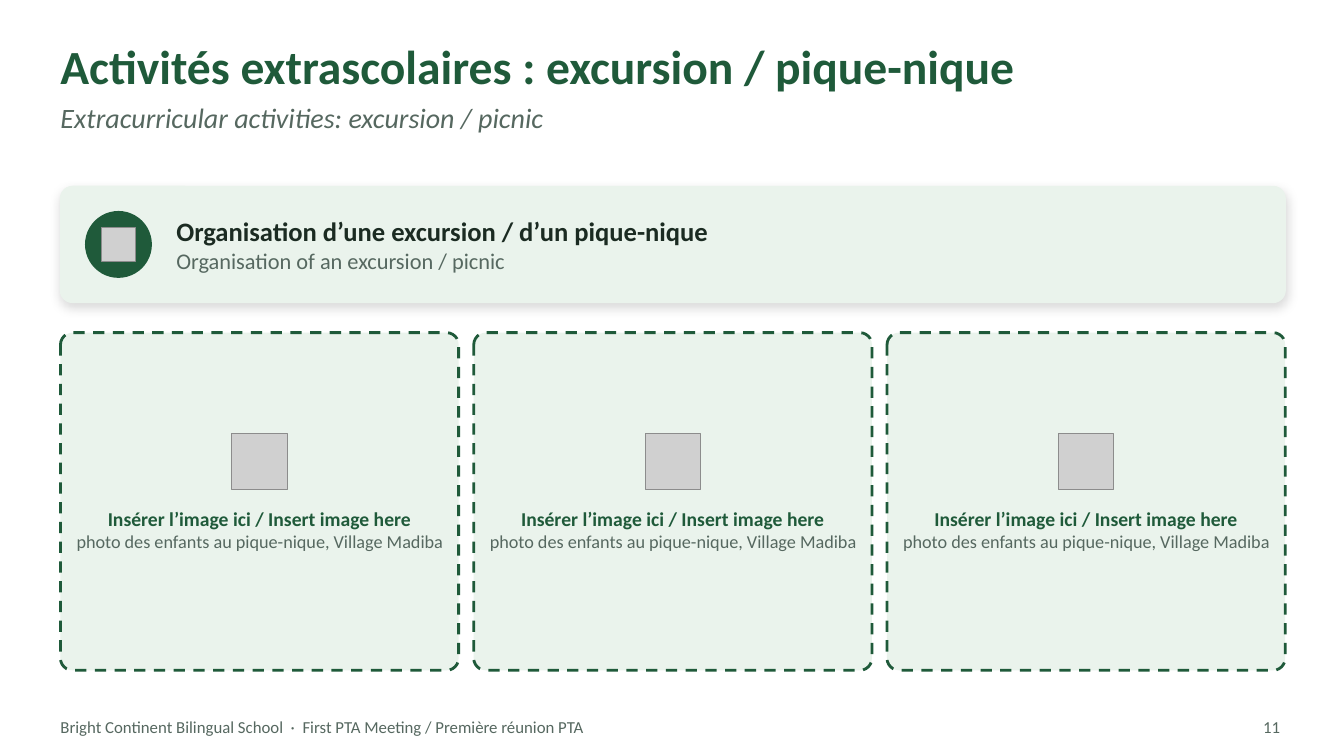
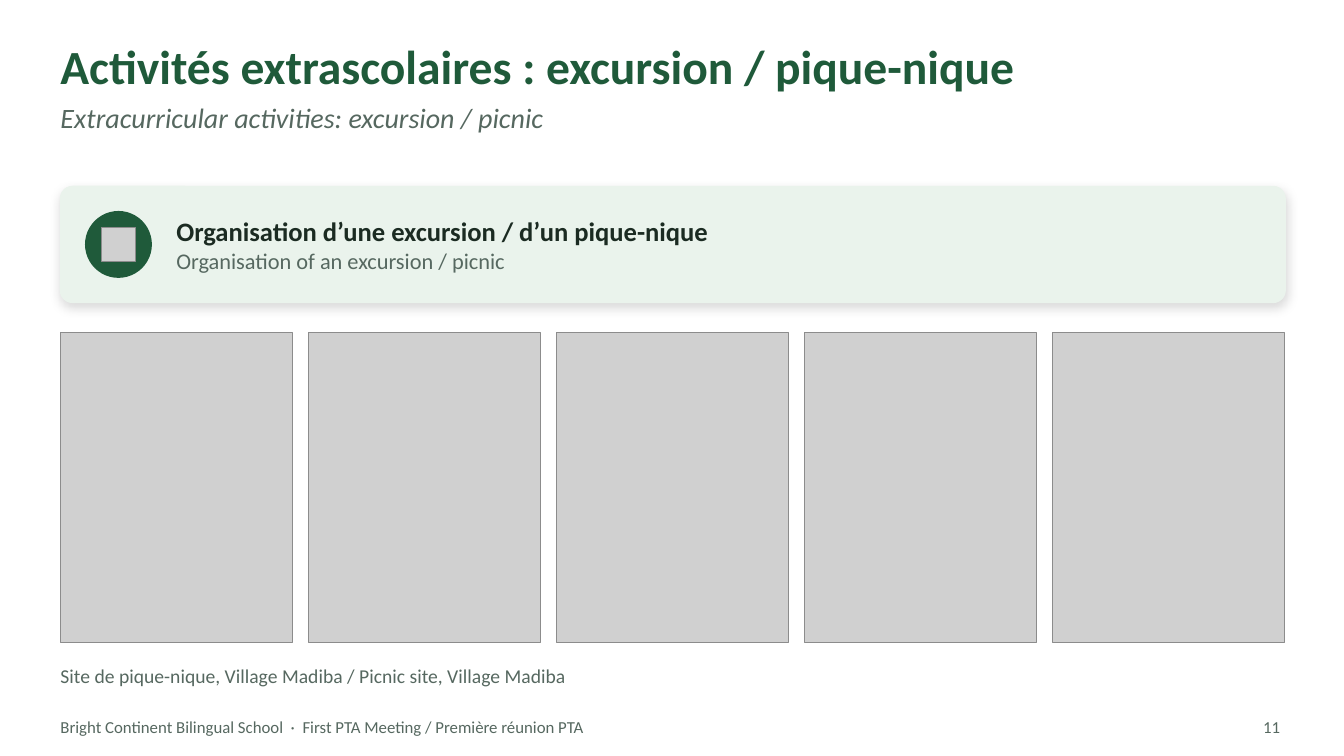
Before and after one commit to hassandevpro/Code, a slide deck: slide 11 of PTA_Meeting_BCBS/BCBS_First_PTA_Meeting.pptx. Drawn at 1344x756 pixels with LibreOffice and Linux fonts; fonts in the diff are those of the drawing; grey boxes stand for pictures; background and template pictures are left out. Boxes give left, top, right and bottom in pixels: in the first picture for what was removed or moved away, otherwise in the second. Text is boxed around its words. In the diff, an @@ line names an element or a change of style, - is before the commit and + after.

```diff
--- a/PTA_Meeting_BCBS/BCBS_First_PTA_Meeting.pptx
+++ b/PTA_Meeting_BCBS/BCBS_First_PTA_Meeting.pptx
@@ rounded rectangle removed at [60,333,459,670] @@
@@ picture added at [60,333,292,642] @@
@@ picture added at [309,333,540,642] @@
@@ rounded rectangle removed at [474,333,872,670] @@
@@ picture added at [557,333,788,642] @@
@@ picture added at [805,333,1036,642] @@
@@ rounded rectangle removed at [887,333,1286,670] @@
@@ picture added at [1053,333,1285,642] @@
@@ picture removed at [232,434,287,489] @@
@@ picture removed at [645,434,701,489] @@
@@ picture removed at [1059,434,1114,489] @@
@@ text removed at [77,512,443,551] @@
-Insérer l’image ici / Insert image here
-photo des enfants au pique-nique, Village Madiba
@@ text removed at [903,512,1269,551] @@
-Insérer l’image ici / Insert image here
-photo des enfants au pique-nique, Village Madiba
@@ text "Site de pique-nique, Village Madiba ..." at [60,669,566,687]: vertical alignment top to middle @@
@@ text at [60,669,566,687]: text changed; size 13 to 14 pt @@
-Insérer l’image ici / Insert image here
-photo des enfants au pique-nique, Village Madiba
+Site de pique-nique, Village Madiba / Picnic site, Village Madiba
```
